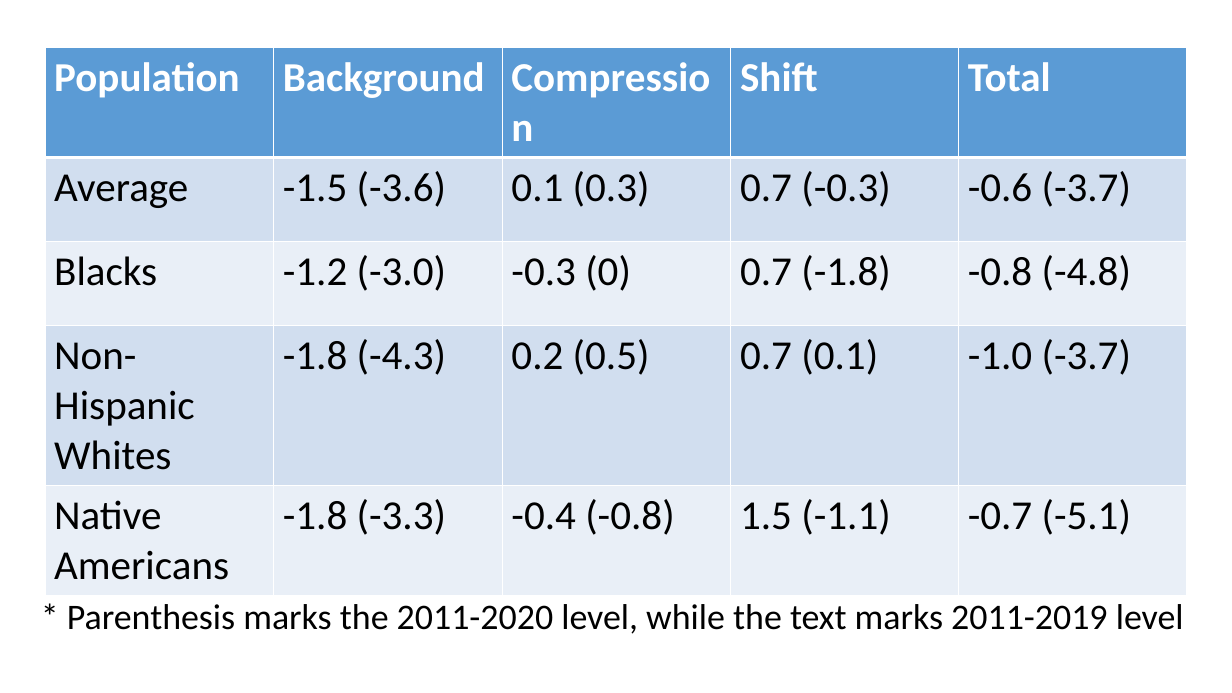
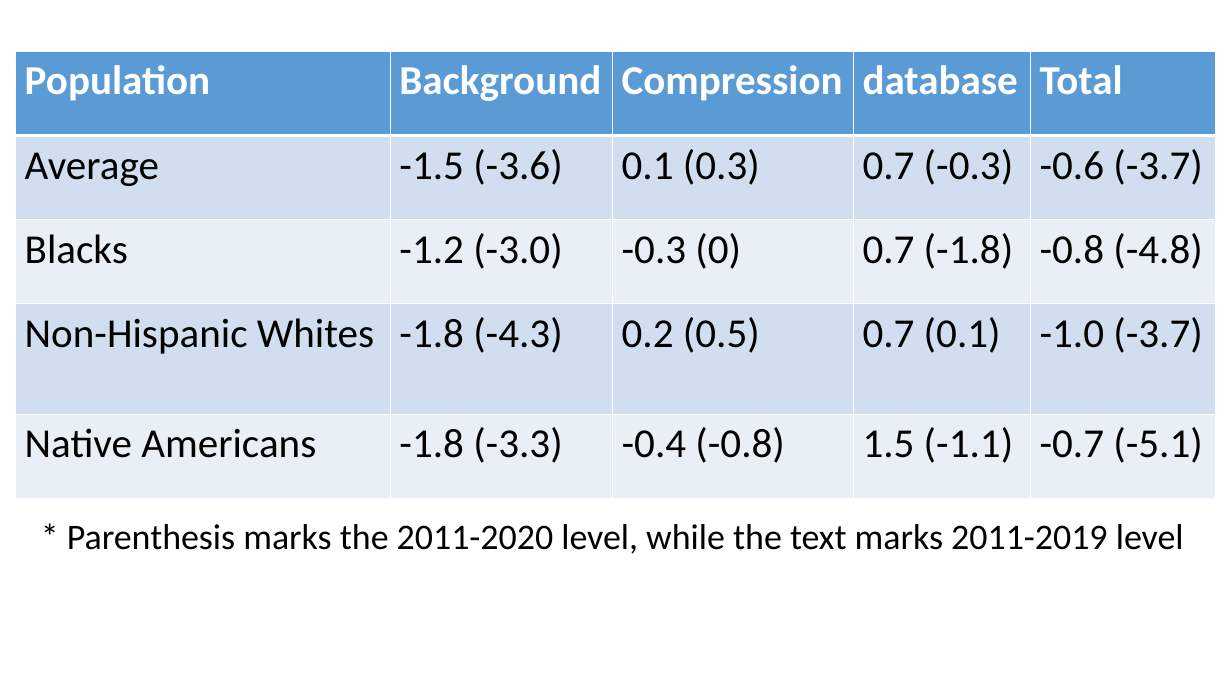
Before and after one commit to WenSu221/Gompertz_Decomp, a slide deck: slide 8 of What Changes in Life expectancy reveals about US.pptx. Drawn at 1232x693 pixels with LibreOffice and Linux fonts; fonts in the diff are those of the drawing. Boxes give left, top, right and bottom in pixels: in the first picture for what was removed or moved away, otherwise in the second. Text is boxed around its words. In the diff, an @@ line names an element or a change of style, - is before the commit and + after.

```diff
--- a/What Changes in Life expectancy reveals about US.pptx
+++ b/What Changes in Life expectancy reveals about US.pptx
@@ table at (16, 51, 1217, 498) @@
-row 1, column 4: Shift
+row 1, column 4: database
@@ table: place and size @@
-table at (45, 48, 1185, 590)
+table at (16, 51, 1217, 498)
@@ text "* Parenthesis marks the 2011-2020 ...": place and size @@
-text "* Parenthesis marks the 2011-2020 ..." at (67, 604, 1184, 634)
+text "* Parenthesis marks the 2011-2020 ..." at (67, 524, 1184, 554)
```
Also in this commit, not shown: 5 other slides changed, 1 other file.
